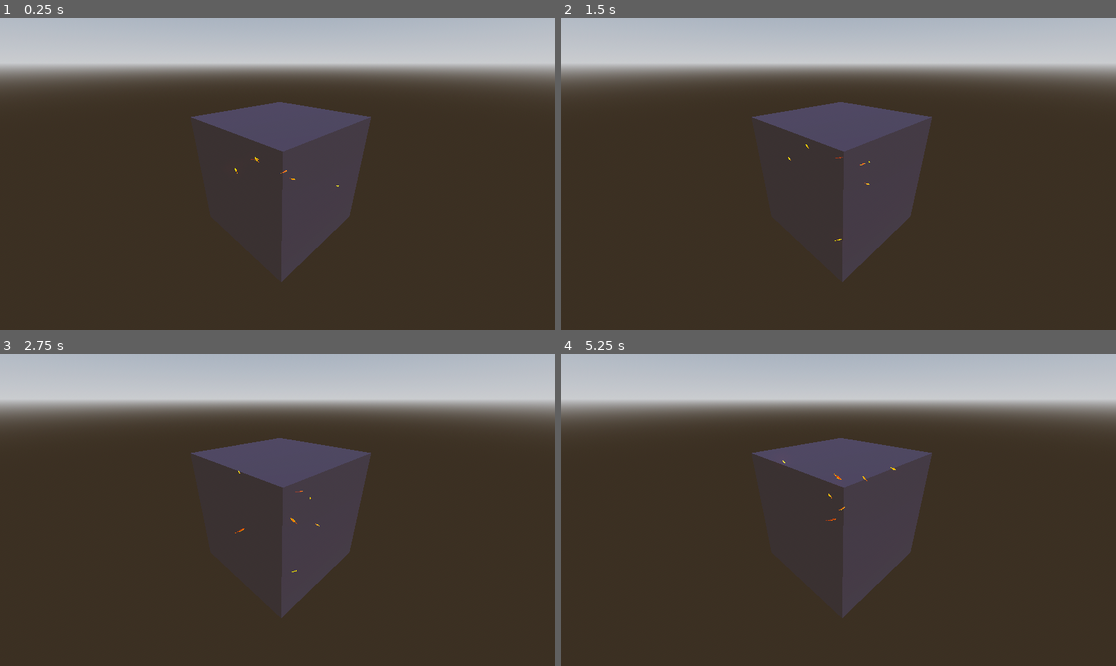
Above: before the commit, frames 1-4 (two rows, left to right).
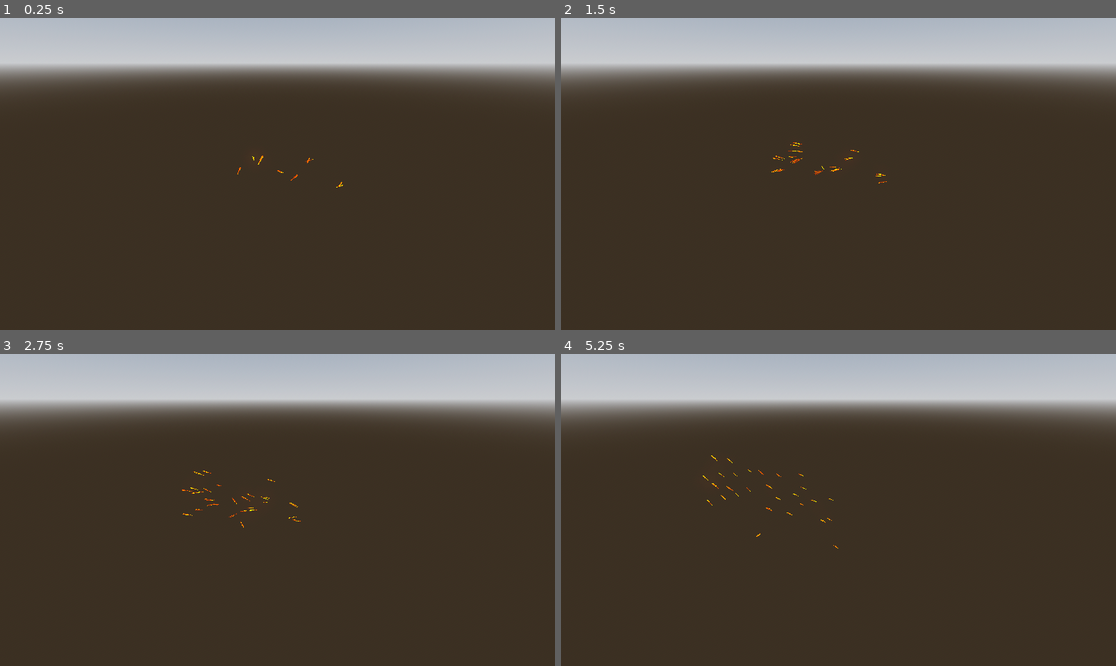
Above: after the commit, the same moments.

Repository: egoia/Boids
Game: Godot game, scene res://SCENES/main.tscn
Same seed, same stepped clock (60 frames per second), same inputs: the game is played once before the commit and once after it.
Inputs (mouse positions are in pixels of both pictures, inside the frame that each line leads up to):
- Up to frame 1 (0.25 s): no input
- Up to frame 2 (1.5 s): tap Enter at 0.5 s; move the mouse to (960, 158) at 0.52 s; click (960, 158) at 0.67 s; drag from (727, 189) to (810, 236) at 1.27 s
- Up to frame 3 (2.75 s): move the mouse to (333, 441) at 2.02 s; click (333, 441) at 2.17 s
- Up to frame 4 (5.25 s): drag from (810, 572) to (672, 463) at 2.77 s; move the mouse to (1005, 556) at 3.52 s; click (1005, 556) at 3.67 s; drag from (672, 463) to (755, 432) at 4.27 s; move the mouse to (866, 510) at 5.02 s; click (866, 510) at 5.17 s

The runs differ from the first frame. In frame 1, 7.5% of the frame differs, in the area x 34-67%, y 26-85%; in frame 2, 7.6%; in frame 3, 7.6%, in the area x 32-67%, y 26-85%; in frame 4, 7.6%.

Commit message:
tweaking values

Diff:
--- a/SCENES/fishoid.tscn
+++ b/SCENES/fishoid.tscn
@@ -6,11 +6,11 @@
 [node name="Fishoid" type="Node3D"]
 script = ExtResource("1_2eug1")
 speed = 2.0
-steering_speed = 0.05
-cohesion_distance = 10.0
-cohesion_factor = 0.358
-repulsion_distance = 5.0
-repulsion_factor = 1.0
+steering_speed = 6.0
+cohesion_distance = 5.0
+cohesion_factor = 1.0
+repulsion_distance = 2.0
+repulsion_factor = 0.321
 
 [node name="MeshInstance3D" type="MeshInstance3D" parent="."]
 transform = Transform3D(-4.37114e-08, 0, 1, 0, 1, 0, -1, 0, -4.37114e-08, 0, 0, 0)
--- a/SCENES/main.tscn
+++ b/SCENES/main.tscn
@@ -31,9 +31,11 @@
 
 [node name="BoundingBox" type="Node3D" parent="."]
 script = ExtResource("1_xh1h4")
-box_size = Vector3(10, 10, 10)
+box_size = Vector3(30, 30, 30)
 
 [node name="Fishoid" parent="BoundingBox" instance=ExtResource("2_ac0l5")]
+cohesion_factor = 0.0
+repulsion_distance = 2.0
 
 [node name="Fishoid2" parent="BoundingBox" instance=ExtResource("2_ac0l5")]
 transform = Transform3D(-0.803774, -0.215656, -0.554473, 0, 0.931989, -0.362487, 0.594935, -0.291357, -0.749108, 0, 0, -4.00059)
@@ -53,8 +55,74 @@
 [node name="Fishoid7" parent="BoundingBox" instance=ExtResource("2_ac0l5")]
 transform = Transform3D(0.75079, 0.655527, 0.0812265, -0.603646, 0.630987, 0.487305, 0.268189, -0.414896, 0.869445, 3.89906, -0.980647, -3.22175)
 
+[node name="Fishoid8" parent="BoundingBox" instance=ExtResource("2_ac0l5")]
+cohesion_factor = 0.0
+repulsion_distance = 2.0
+
+[node name="Fishoid9" parent="BoundingBox" instance=ExtResource("2_ac0l5")]
+transform = Transform3D(-0.803774, -0.215656, -0.554473, 0, 0.931989, -0.362487, 0.594935, -0.291357, -0.749108, 0, 0, -4.00059)
+
+[node name="Fishoid10" parent="BoundingBox" instance=ExtResource("2_ac0l5")]
+transform = Transform3D(0.806383, 0, -0.591394, 0, 1, 0, 0.591394, 0, 0.806383, -4.2458, 0, 0)
+
+[node name="Fishoid11" parent="BoundingBox" instance=ExtResource("2_ac0l5")]
+transform = Transform3D(1, 0, 0, 0, 0.841633, 0.540049, 0, -0.540049, 0.841633, 1.1457, 0, 0)
+
+[node name="Fishoid12" parent="BoundingBox" instance=ExtResource("2_ac0l5")]
+transform = Transform3D(0.316177, 0.133899, 0.939203, -0.215656, 0.974217, -0.0662918, -0.923864, -0.181585, 0.336901, 0.823689, 2.40134, 3.07108)
+
+[node name="Fishoid13" parent="BoundingBox" instance=ExtResource("2_ac0l5")]
+transform = Transform3D(-0.265762, -0.217411, 0.939203, 0.480922, -0.874254, -0.0662918, 0.835515, 0.434065, 0.336901, -1.86568, 0.541867, 3.28595)
+
+[node name="Fishoid14" parent="BoundingBox" instance=ExtResource("2_ac0l5")]
+transform = Transform3D(0.75079, 0.655527, 0.0812265, -0.603646, 0.630987, 0.487305, 0.268189, -0.414896, 0.869445, 3.89906, -0.980647, -3.22175)
+
+[node name="Fishoid15" parent="BoundingBox" instance=ExtResource("2_ac0l5")]
+cohesion_factor = 0.0
+repulsion_distance = 2.0
+
+[node name="Fishoid16" parent="BoundingBox" instance=ExtResource("2_ac0l5")]
+transform = Transform3D(-0.803774, -0.215656, -0.554473, 0, 0.931989, -0.362487, 0.594935, -0.291357, -0.749108, 0, 0, -4.00059)
+
+[node name="Fishoid17" parent="BoundingBox" instance=ExtResource("2_ac0l5")]
+transform = Transform3D(0.806383, 0, -0.591394, 0, 1, 0, 0.591394, 0, 0.806383, -4.2458, 0, 0)
+
+[node name="Fishoid18" parent="BoundingBox" instance=ExtResource("2_ac0l5")]
+transform = Transform3D(1, 0, 0, 0, 0.841633, 0.540049, 0, -0.540049, 0.841633, 1.1457, 0, 0)
+
+[node name="Fishoid19" parent="BoundingBox" instance=ExtResource("2_ac0l5")]
+transform = Transform3D(0.316177, 0.133899, 0.939203, -0.215656, 0.974217, -0.0662918, -0.923864, -0.181585, 0.336901, 0.823689, 2.40134, 3.07108)
+
+[node name="Fishoid20" parent="BoundingBox" instance=ExtResource("2_ac0l5")]
+transform = Transform3D(-0.265762, -0.217411, 0.939203, 0.480922, -0.874254, -0.0662918, 0.835515, 0.434065, 0.336901, -1.86568, 0.541867, 3.28595)
+
+[node name="Fishoid21" parent="BoundingBox" instance=ExtResource("2_ac0l5")]
+transform = Transform3D(0.75079, 0.655527, 0.0812265, -0.603646, 0.630987, 0.487305, 0.268189, -0.414896, 0.869445, 3.89906, -0.980647, -3.22175)
+
+[node name="Fishoid22" parent="BoundingBox" instance=ExtResource("2_ac0l5")]
+cohesion_factor = 0.0
+repulsion_distance = 2.0
+
+[node name="Fishoid23" parent="BoundingBox" instance=ExtResource("2_ac0l5")]
+transform = Transform3D(-0.803774, -0.215656, -0.554473, 0, 0.931989, -0.362487, 0.594935, -0.291357, -0.749108, 0, 0, -4.00059)
+
+[node name="Fishoid24" parent="BoundingBox" instance=ExtResource("2_ac0l5")]
+transform = Transform3D(0.806383, 0, -0.591394, 0, 1, 0, 0.591394, 0, 0.806383, -4.2458, 0, 0)
+
+[node name="Fishoid25" parent="BoundingBox" instance=ExtResource("2_ac0l5")]
+transform = Transform3D(1, 0, 0, 0, 0.841633, 0.540049, 0, -0.540049, 0.841633, 1.1457, 0, 0)
+
+[node name="Fishoid26" parent="BoundingBox" instance=ExtResource("2_ac0l5")]
+transform = Transform3D(0.316177, 0.133899, 0.939203, -0.215656, 0.974217, -0.0662918, -0.923864, -0.181585, 0.336901, 0.823689, 2.40134, 3.07108)
+
+[node name="Fishoid27" parent="BoundingBox" instance=ExtResource("2_ac0l5")]
+transform = Transform3D(-0.265762, -0.217411, 0.939203, 0.480922, -0.874254, -0.0662918, 0.835515, 0.434065, 0.336901, -1.86568, 0.541867, 3.28595)
+
+[node name="Fishoid28" parent="BoundingBox" instance=ExtResource("2_ac0l5")]
+transform = Transform3D(0.75079, 0.655527, 0.0812265, -0.603646, 0.630987, 0.487305, 0.268189, -0.414896, 0.869445, 3.89906, -0.980647, -3.22175)
+
 [node name="CSGBox3D" type="CSGBox3D" parent="."]
-size = Vector3(10, 10, 10)
+size = Vector3(30, 30, 30)
 material = SubResource("StandardMaterial3D_ac0l5")
 
 [node name="Camera3D" type="Camera3D" parent="."]
